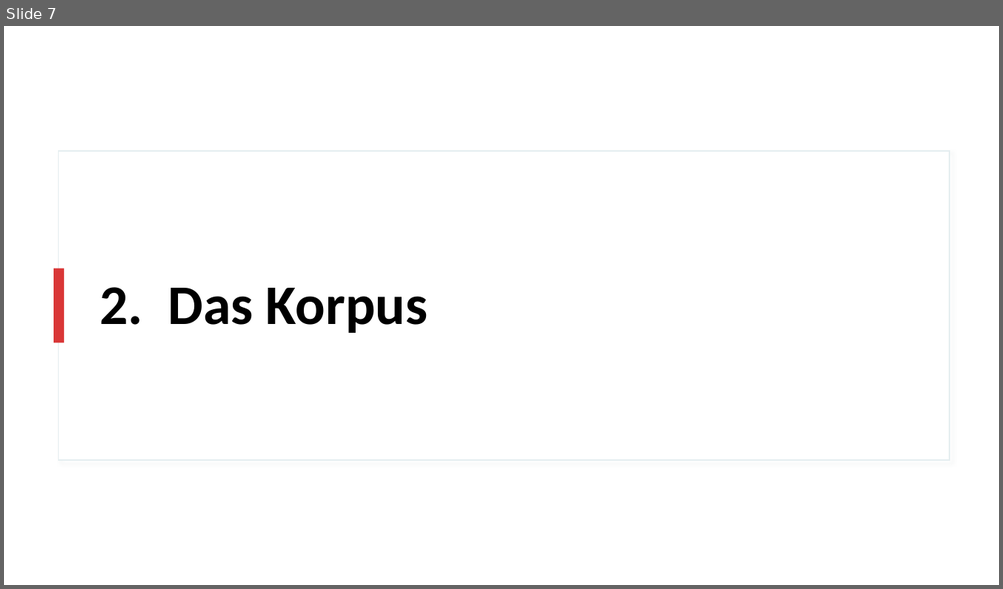
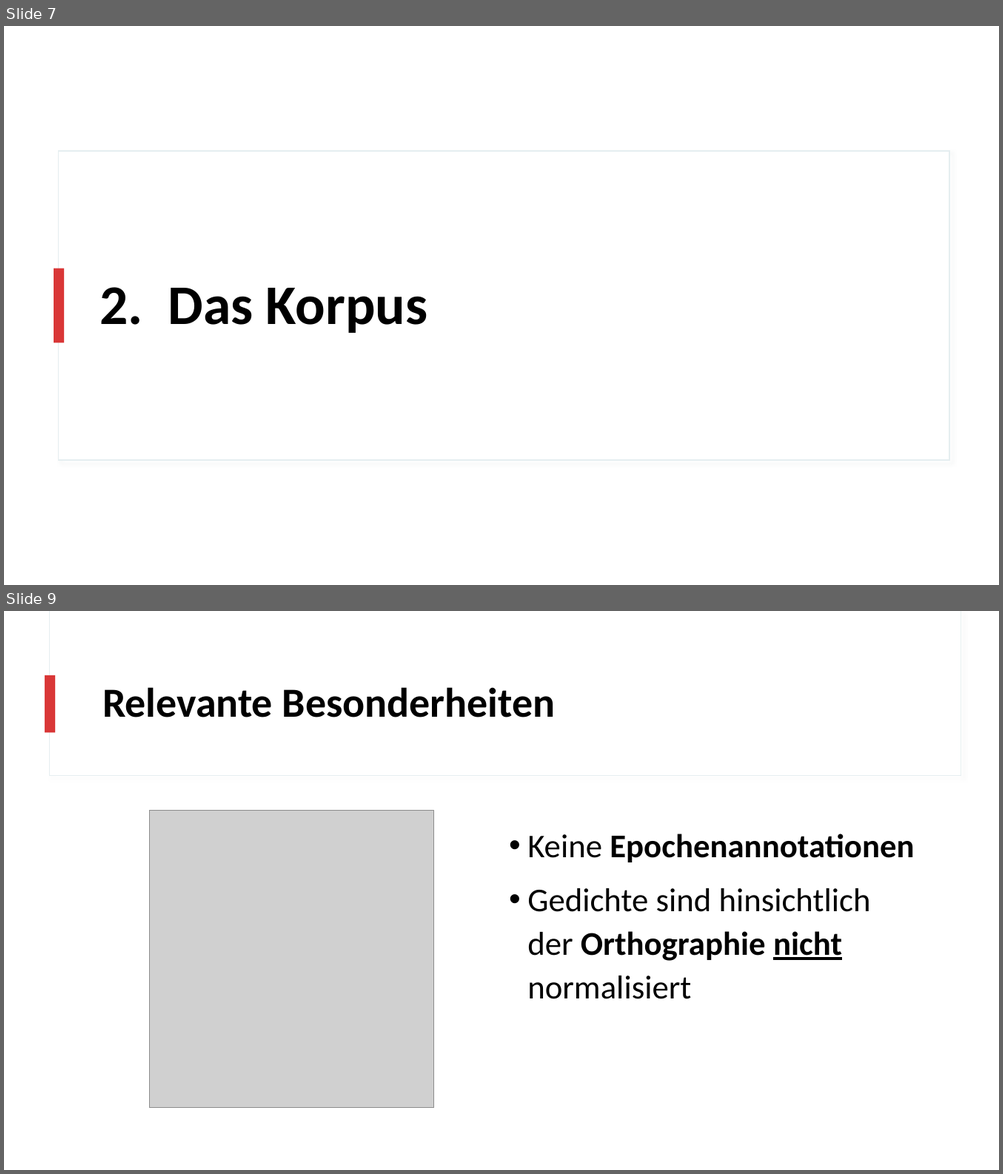
Before and after one commit to realjanpaulus/clusterpoems, a slide deck: presentation/clustering_presentation.pptx. Shown one above the other, each under a label of ours: slide 7 before the commit, slides 7 and 9 after it; the slides between them are not shown. The pictures are 1003x589 and 1003x1174 pixels, drawn with LibreOffice and Linux fonts; fonts in the diff are those of the drawing; grey boxes stand for pictures. Boxes give left, top, right and bottom in pixels: in the first picture for what was removed or moved away, otherwise in the second. Text is boxed around its words. In the diff, an @@ line names an element or a change of style, - is before the commit and + after.

```diff
--- a/presentation/clustering_presentation.pptx
+++ b/presentation/clustering_presentation.pptx
@@ slide 9 added at <box>4,611,999,1170</box>, background #FFFFFF @@
@@ rectangle added at <box>50,611,961,776</box>, fill #FFFFFF, outline #E5EEF0 0.75 pt @@
@@ rectangle added at <box>51,611,961,775</box>, fill #FFFFFF @@
@@ rectangle added at <box>45,675,56,732</box>, fill #D93737 @@
@@ title added at <box>102,687,555,718</box>, 40 pt, text #000000, bold @@
+Relevante Besonderheiten
@@ picture added at <box>150,810,434,1108</box> @@
@@ text added at <box>527,834,913,999</box>, 32 pt, text #000000 @@
+• Keine Epochenannotationen
+• Gedichte sind hinsichtlich der Orthographie nicht normalisiert
```
Also in this commit, not shown: 4 slides changed, 7 other slides added, 3 slides removed, 38 other files.
